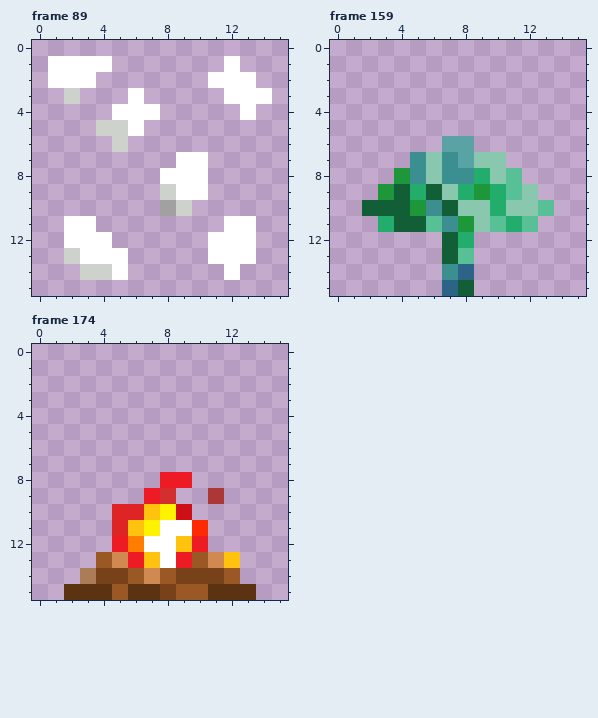
A pixel-art file gets an edit: aseprite/main.aseprite. Above, as it was before the edit.
16x16 pixels, 321 frames. Colours within 5 levels of each other are drawn and written as one. Shown: frame 89, frame 159, frame 174. The commit also changed other frames, which this record leaves out.
After the commit:
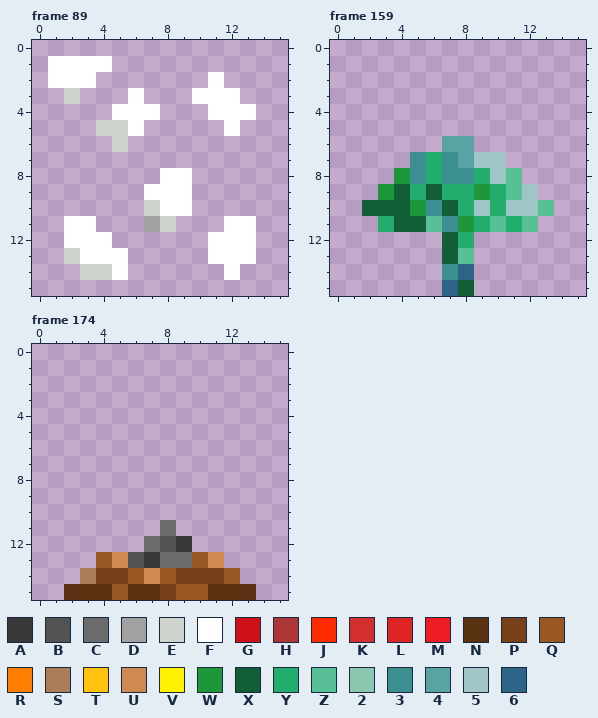
Palette (. is transparent): A #383838  B #525252  C #6c6c6c  D #a1a1a1  E #ced2cd  F #ffffff  G #cf0f18  H #ad3636  J #ff2b00  K #d32f2f  L #de2424  M #ed1c24  N #5b3212  P #77421a  Q #9a5825  R #ff7e00  S #aa7c58  T #ffc20e  U #d08951  V #fff200  W #1d9739  X #125f37  Y #23ad6d  Z #58c097  2 #8ac7af  3 #3b8f90  4 #59a3a5  5 #9fc5c7  6 #2d6386
Change:
Frame 89, layer "main":
y 1: x 12 F -> .
y 2: x 12..13 FF -> ..
y 3: x 10..11 .. -> FF; x 13..14 FF -> ..
y 4: x 11..12 .. -> FF
y 5: x 12 . -> F
y 7: x 9..10 FF -> ..
y 8: x 10 F -> .
y 9: x 7..8 .E -> FF; x 10 F -> .
y 10: x 7..9 .DE -> EFF
y 11: x 7..8 .. -> DE
Frame 159, layer "main":
y 7: x 6 2 -> Y; x 9..10 22 -> 55
y 8: x 6 2 -> Y; x 10 2 -> 5
y 9: x 7 2 -> Y; x 12 2 -> 5
y 10: x 8..9 22 -> Y5; x 11..12 22 -> 55
y 11: x 9 2 -> Y
Frame 174, layer "main":
y 8: x 8..9 MM -> ..
y 9: x 7..8 MK -> ..; x 11 H -> .
y 10: x 5..9 LLTVG -> .....
y 11: x 5..10 LTVFFJ -> ...C..
y 12: x 5..10 MRFFTM -> ..CBA.
y 13: x 6..9 MTFM -> BACC; x 12 T -> .
Changed places in both pictures, as pixel boxes (x1, y1, x2, y2):
changed: (144, 56, 272, 232)
changed: (426, 152, 538, 232)
changed: (112, 472, 240, 568)
